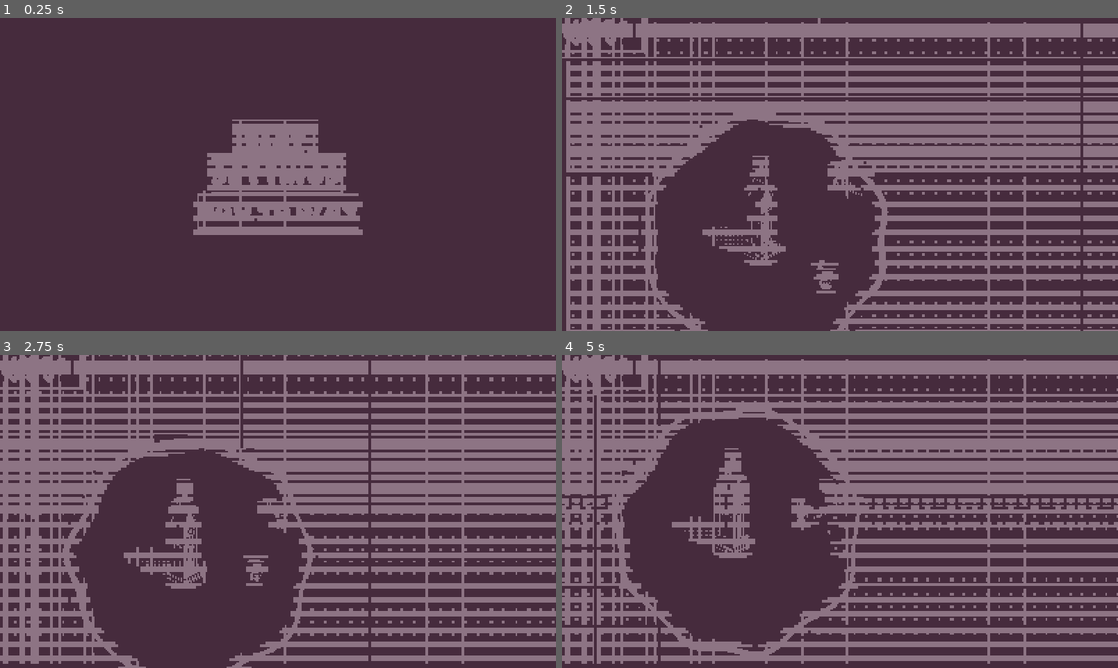
Above: before the commit, frames 1-4 (two rows, left to right).
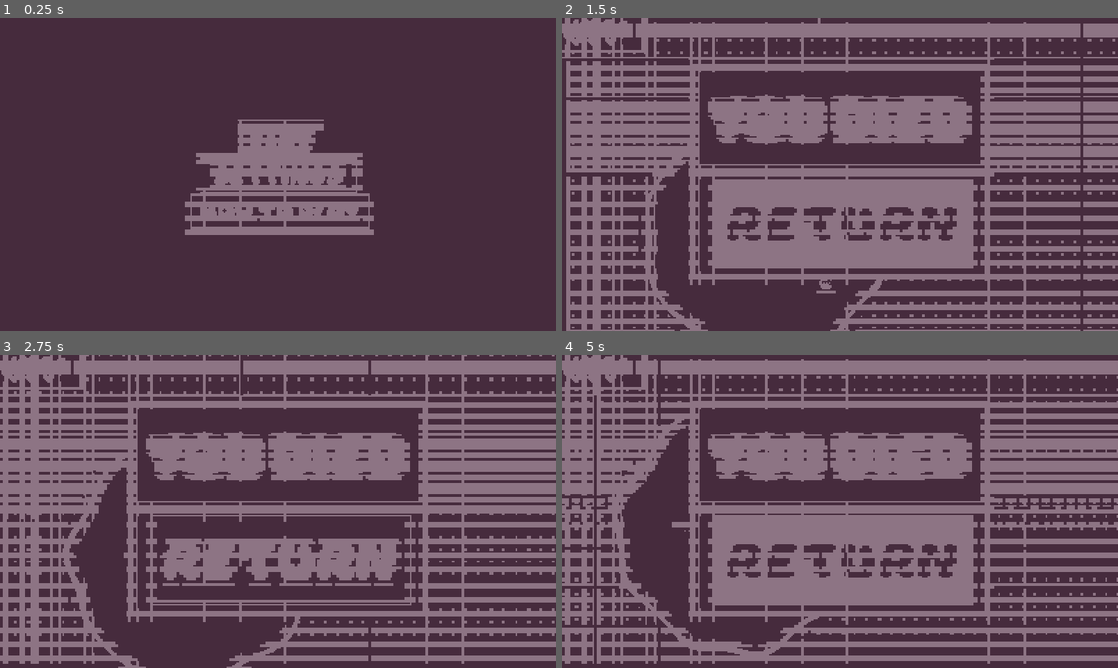
Above: after the commit, the same moments.

Repository: arrowira/shrine2Cjam
Game: Godot game, scene res://Scenes/main_menu.tscn
The game is run twice, just before and just after one commit, with the same random seed, the same clock (stepped at 60 frames per second) and the same inputs.
Inputs (mouse positions are in pixels of both pictures, inside the frame that each line leads up to):
- Up to frame 1 (0.25 s): no input
- Up to frame 2 (1.5 s): click "PLAY" at 0.5 s; click (845, 224) at 1.25 s, where only the run after the commit has a clickable "RETURN"
- Up to frame 3 (2.75 s): move the mouse to (400, 495) at 2.02 s; hold Right (right) from 2.03 s (still down); click (400, 495) at 2.1 s
- Up to frame 4 (5 s): move the mouse to (728, 527) at 2.77 s; release Right (right) at 2.78 s; hold Down (down) 2.78-3.53 s; right-click (728, 527) at 2.85 s; move the mouse to (895, 442) at 3.52 s; hold Right (right) 3.53-4.28 s; click (895, 442) at 3.6 s; move the mouse to (812, 574) at 4.27 s; hold Up (up) from 4.28 s (still down); right-click (812, 574) at 4.35 s

The runs differ from the first frame. In frame 1, 1.3% of the frame differs, in the area x 33-68%, y 32-70%; in frame 2, 17%; in frame 3, 14%; in frame 4, 18%, in the area x 22-78%, y 14-86%.

Commit message:
death Menu UI

Diff:
--- a/shrine-jam/Scenes/main.tscn
+++ b/shrine-jam/Scenes/main.tscn
@@ -13,6 +13,15 @@
 [sub_resource type="ShaderMaterial" id="ShaderMaterial_k3uy8"]
 shader = ExtResource("2_6bp64")
 shader_parameter/radius = 0.1
+
+[sub_resource type="StyleBoxFlat" id="StyleBoxFlat_ynf5e"]
+bg_color = Color(0, 0, 0, 1)
+border_width_left = 3
+border_width_top = 3
+border_width_right = 3
+border_width_bottom = 3
+border_color = Color(1, 1, 1, 1)
+corner_detail = 1
 
 [sub_resource type="ShaderMaterial" id="ShaderMaterial_kry3j"]
 shader = ExtResource("6_21xkr")
@@ -42,6 +51,60 @@
 
 [node name="CanvasLayer" type="CanvasLayer" parent="." unique_id=752143104]
 
+[node name="DeathMenu" type="Control" parent="CanvasLayer" unique_id=1447108774]
+layout_mode = 3
+anchors_preset = 0
+offset_right = 40.0
+offset_bottom = 40.0
+
+[node name="ColorRect" type="ColorRect" parent="CanvasLayer/DeathMenu" unique_id=1905771670]
+layout_mode = 0
+offset_left = 375.0
+offset_top = 131.0
+offset_right = 1230.0
+offset_bottom = 751.0
+
+[node name="ColorRect2" type="ColorRect" parent="CanvasLayer/DeathMenu" unique_id=1321501642]
+layout_mode = 0
+offset_left = 386.0
+offset_top = 142.0
+offset_right = 1218.0
+offset_bottom = 741.0
+color = Color(0, 0, 0, 1)
+
+[node name="ColorRect3" type="ColorRect" parent="CanvasLayer/DeathMenu" unique_id=1715993155]
+layout_mode = 0
+offset_left = 375.0
+offset_top = 437.0
+offset_right = 1230.0
+offset_bottom = 448.0
+
+[node name="RichTextLabel" type="RichTextLabel" parent="CanvasLayer/DeathMenu" unique_id=55559476]
+layout_mode = 0
+offset_left = 376.0
+offset_top = 209.0
+offset_right = 1228.0
+offset_bottom = 444.0
+theme_override_fonts/normal_font = ExtResource("11_d1ilt")
+theme_override_font_sizes/normal_font_size = 100
+bbcode_enabled = true
+text = "[wave]YOU DIED"
+horizontal_alignment = 1
+
+[node name="Play" type="Button" parent="CanvasLayer/DeathMenu" unique_id=1412951105]
+layout_mode = 0
+offset_left = 435.0
+offset_top = 463.0
+offset_right = 1182.0
+offset_bottom = 719.0
+mouse_filter = 1
+theme_override_colors/font_color = Color(1, 1, 1, 1)
+theme_override_colors/font_hover_color = Color(0, 0, 0, 1)
+theme_override_fonts/font = ExtResource("11_d1ilt")
+theme_override_font_sizes/font_size = 100
+theme_override_styles/normal = SubResource("StyleBoxFlat_ynf5e")
+text = "RETURN"
+
 [node name="HeartContainer" type="Control" parent="CanvasLayer" unique_id=788841365]
 layout_mode = 3
 anchors_preset = 0
@@ -55,8 +118,11 @@
 anchors_preset = 15
 anchor_right = 1.0
 anchor_bottom = 1.0
+offset_top = -34.0
+offset_bottom = 46.0
 grow_horizontal = 2
 grow_vertical = 2
+mouse_filter = 2
 
 [node name="panel" type="ColorRect" parent="CanvasLayer" unique_id=245014206]
 z_index = -1
--- a/shrine-jam/Scenes/main_menu.tscn
+++ b/shrine-jam/Scenes/main_menu.tscn
@@ -40,9 +40,9 @@
 
 [node name="Play" type="Button" parent="MainButtons" unique_id=874572196]
 layout_mode = 0
-offset_left = -122.0
+offset_left = -107.0
 offset_top = -157.0
-offset_right = 99.0
+offset_right = 114.0
 offset_bottom = -59.0
 theme_override_colors/font_color = Color(1, 1, 1, 1)
 theme_override_colors/font_hover_color = Color(0, 0, 0, 1)
@@ -53,9 +53,9 @@
 
 [node name="Settings" type="Button" parent="MainButtons" unique_id=405962588]
 layout_mode = 0
-offset_left = -197.0
+offset_left = -229.0
 offset_top = -55.0
-offset_right = 180.0
+offset_right = 225.0
 offset_bottom = 43.0
 theme_override_colors/font_color = Color(1, 1, 1, 1)
 theme_override_colors/font_hover_color = Color(0, 0, 0, 1)
@@ -67,9 +67,9 @@
 
 [node name="HTP" type="Button" parent="MainButtons" unique_id=1877602152]
 layout_mode = 0
-offset_left = -236.0
+offset_left = -255.0
 offset_top = 49.0
-offset_right = 230.0
+offset_right = 260.0
 offset_bottom = 147.0
 theme_override_colors/font_color = Color(1, 1, 1, 1)
 theme_override_colors/font_hover_color = Color(0, 0, 0, 1)
--- a/shrine-jam/Scenes/shrine.tscn
+++ b/shrine-jam/Scenes/shrine.tscn
@@ -79,7 +79,7 @@
 movie_quit_on_finish = true
 
 [node name="ShrineShadow" type="Sprite2D" parent="." unique_id=776537620]
-z_index = -100
+z_index = -300
 texture_filter = 1
 position = Vector2(-107, -82)
 scale = Vector2(4, 4)
